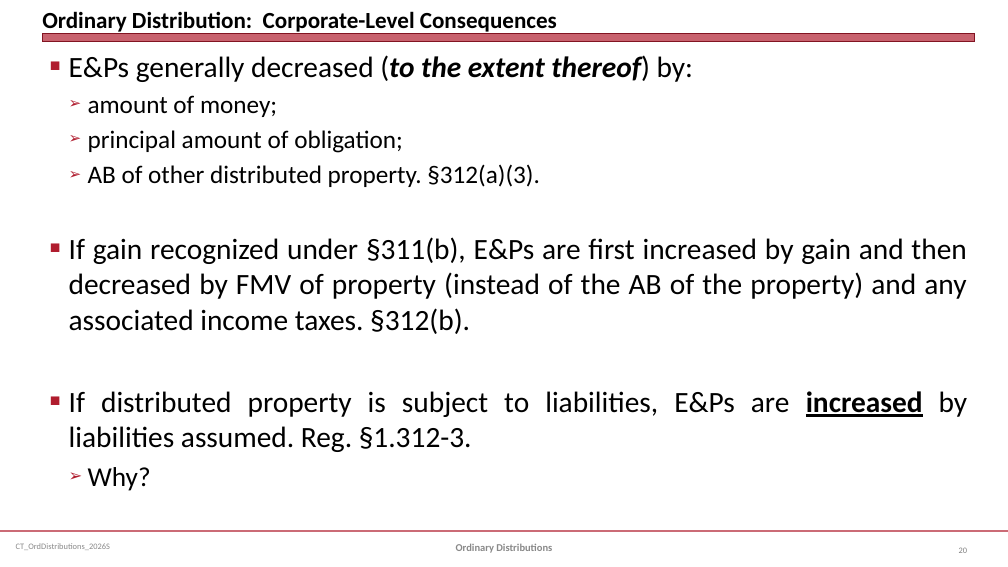
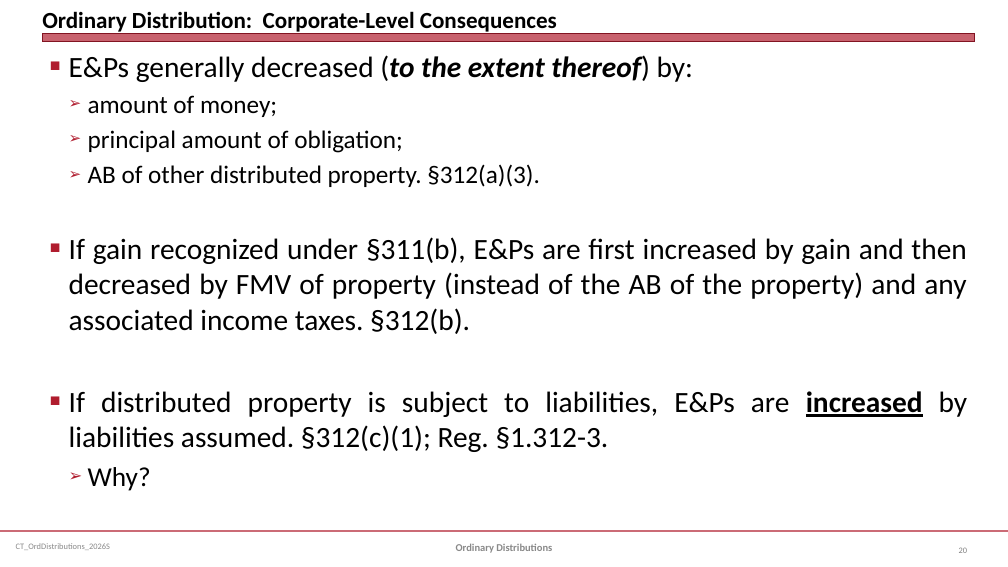
Before and after one commit to jmc877/Corporate-Tax, a slide deck: slide 20 of slides/CT_OrdDistributions_2026S.pptx. Drawn at 1008x567 pixels with LibreOffice and Linux fonts; fonts in the diff are those of the drawing. Boxes give left, top, right and bottom in pixels: in the first picture for what was removed or moved away, otherwise in the second. Text is boxed around its words. In the diff, an @@ line names an element or a change of style, - is before the commit and + after.

```diff
--- a/slides/CT_OrdDistributions_2026S.pptx
+++ b/slides/CT_OrdDistributions_2026S.pptx
@@ text at (x1=69, y1=391, x2=968, y2=452): text changed @@
-■ If distributed property is subject to liabilities, E&Ps are increased by liabilities assumed. Reg. §1.312-3.
+■ If distributed property is subject to liabilities, E&Ps are increased by liabilities assumed. §312(c)(1); Reg. §1.312-3.
```
Also in this commit, not shown: 1 other slide changed.
